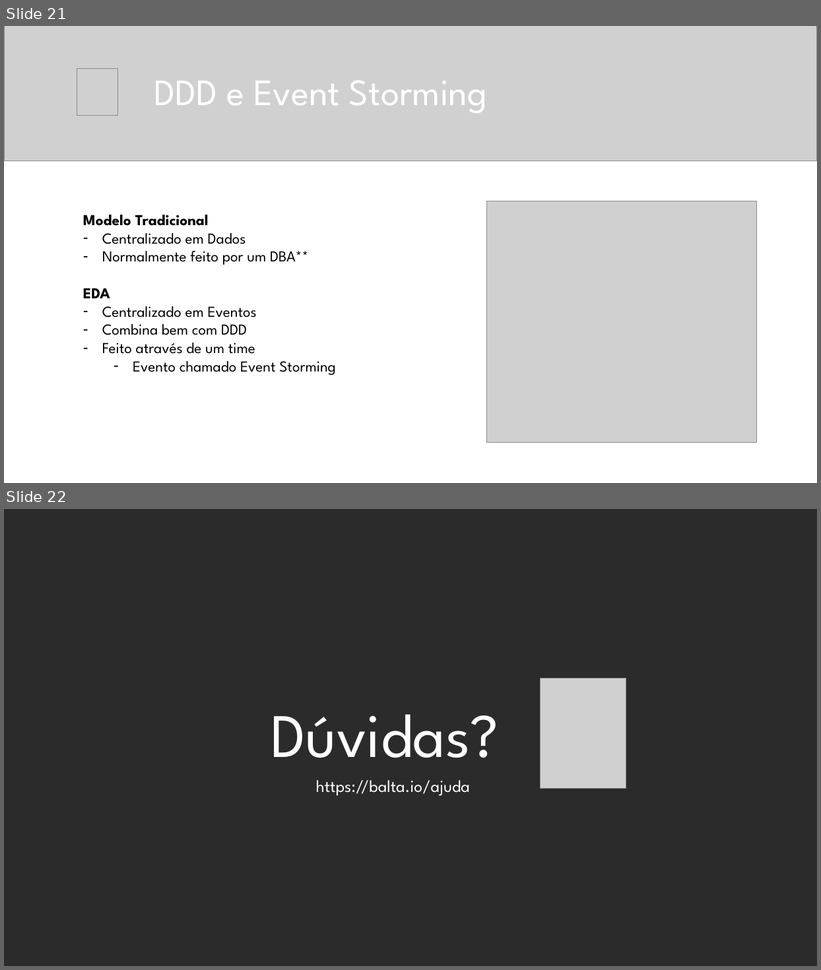
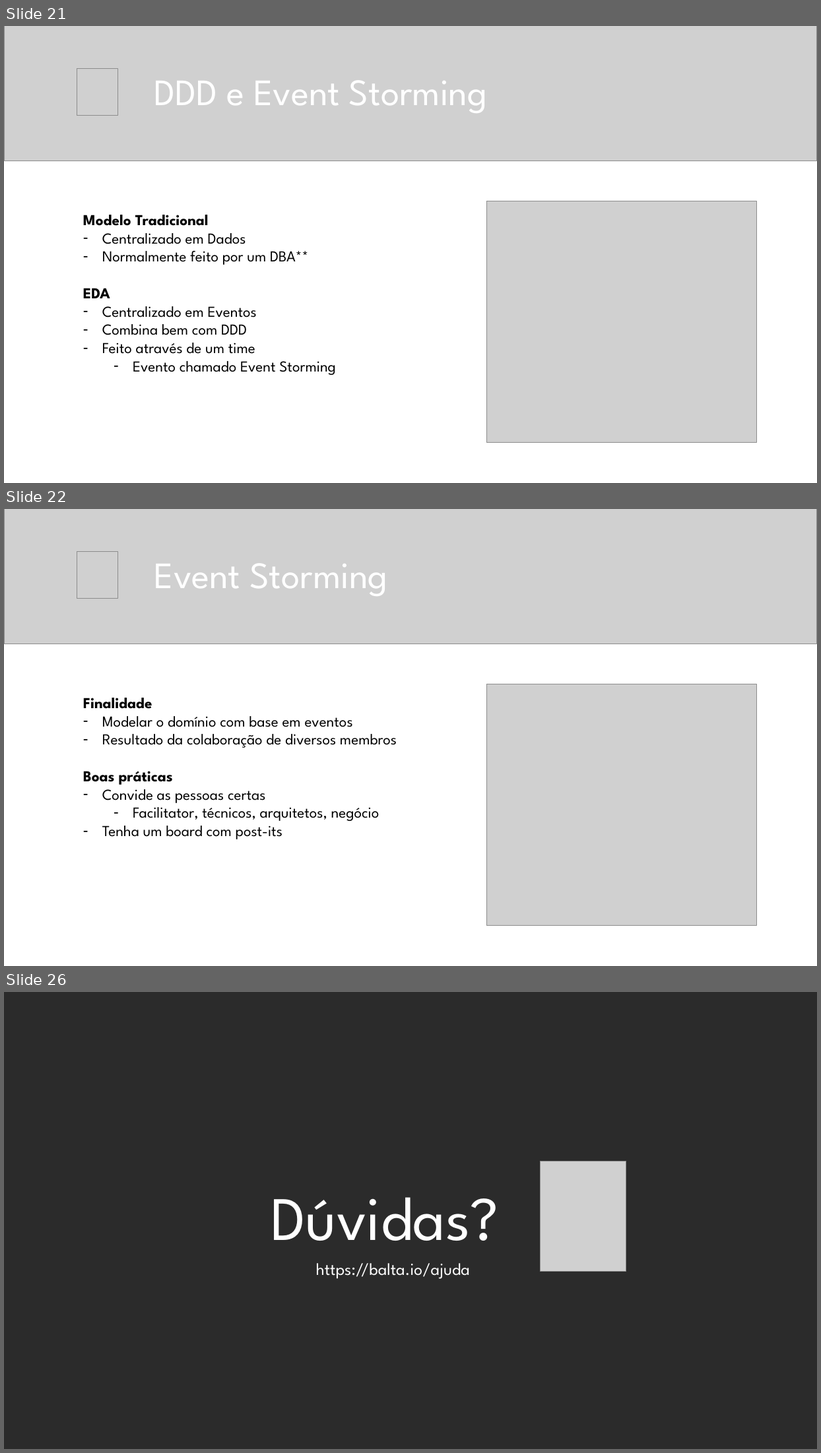
Before and after one commit to balta-io/2810, a slide deck: 2021-08-25_event-driven-architecture.pptx. Shown one above the other, each under a label of ours: slides 21 and 22 before the commit, slides 21, 22 and 26 after it; the slides between them are not shown. The pictures are 821x970 and 821x1453 pixels, drawn with LibreOffice and Linux fonts; fonts in the diff are those of the drawing; grey boxes stand for pictures; background and template pictures are left out; a plain dark background stands for a picture behind light text. Boxes give left, top, right and bottom in pixels: in the first picture for what was removed or moved away, otherwise in the second. Text is boxed around its words. In the diff, an @@ line names an element or a change of style, - is before the commit and + after.

```diff
--- a/2021-08-25_event-driven-architecture.pptx
+++ b/2021-08-25_event-driven-architecture.pptx
@@ slide 22 added at box(4, 509, 817, 966), background #FFFFFF @@
@@ picture added at box(4, 509, 817, 644) @@
@@ picture added at box(77, 552, 118, 599) @@
@@ title added at box(154, 563, 387, 596), 44 pt, text #FFFFFF @@
+Event Storming
@@ picture added at box(486, 685, 757, 925) @@
@@ text added at box(83, 698, 397, 840), 18 pt, text #000000 @@
+Finalidade
+– Modelar o domínio com base em eventos
+– Resultado da colaboração de diversos membros
+Boas práticas
+– Convide as pessoas certas
+  – Facilitator, técnicos, arquitetos, negócio
+– Tenha um board com post-its
@@ what was slide 22 is now slide 26 @@
```
Also in this commit, not shown: 3 other slides added.
